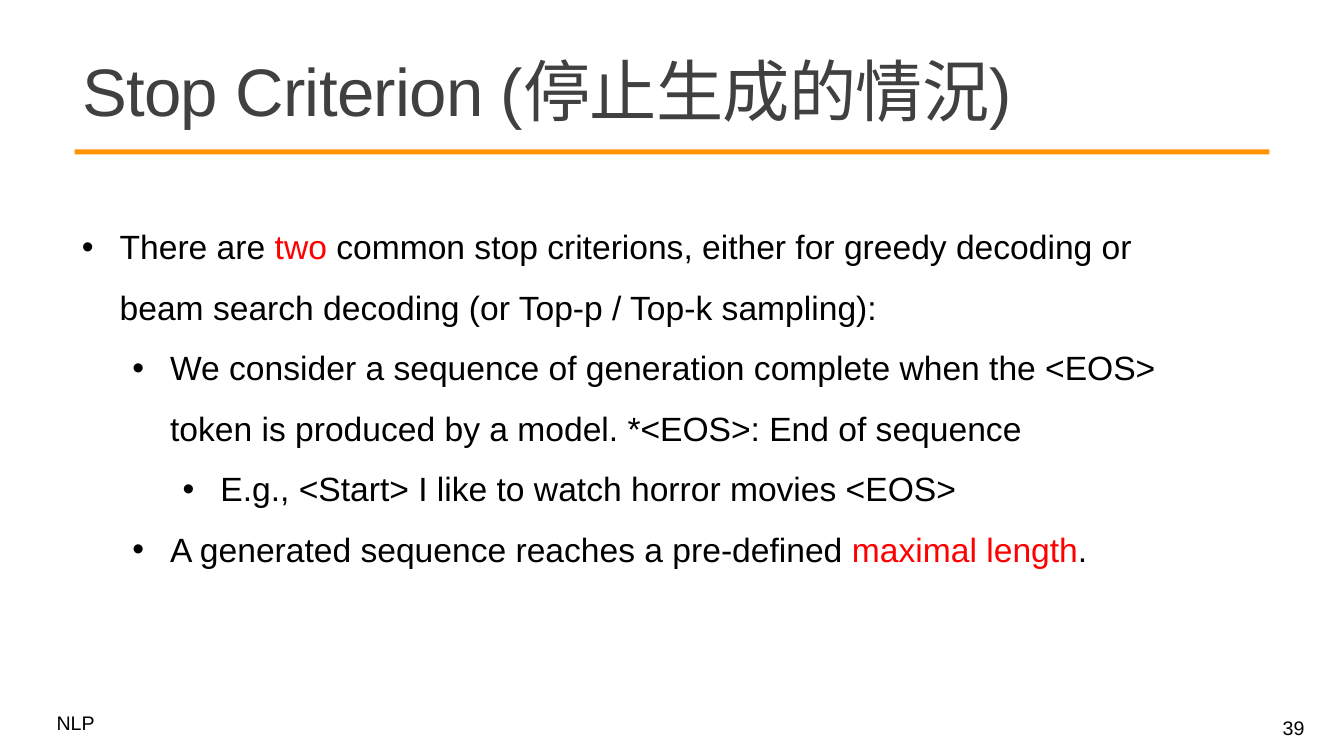
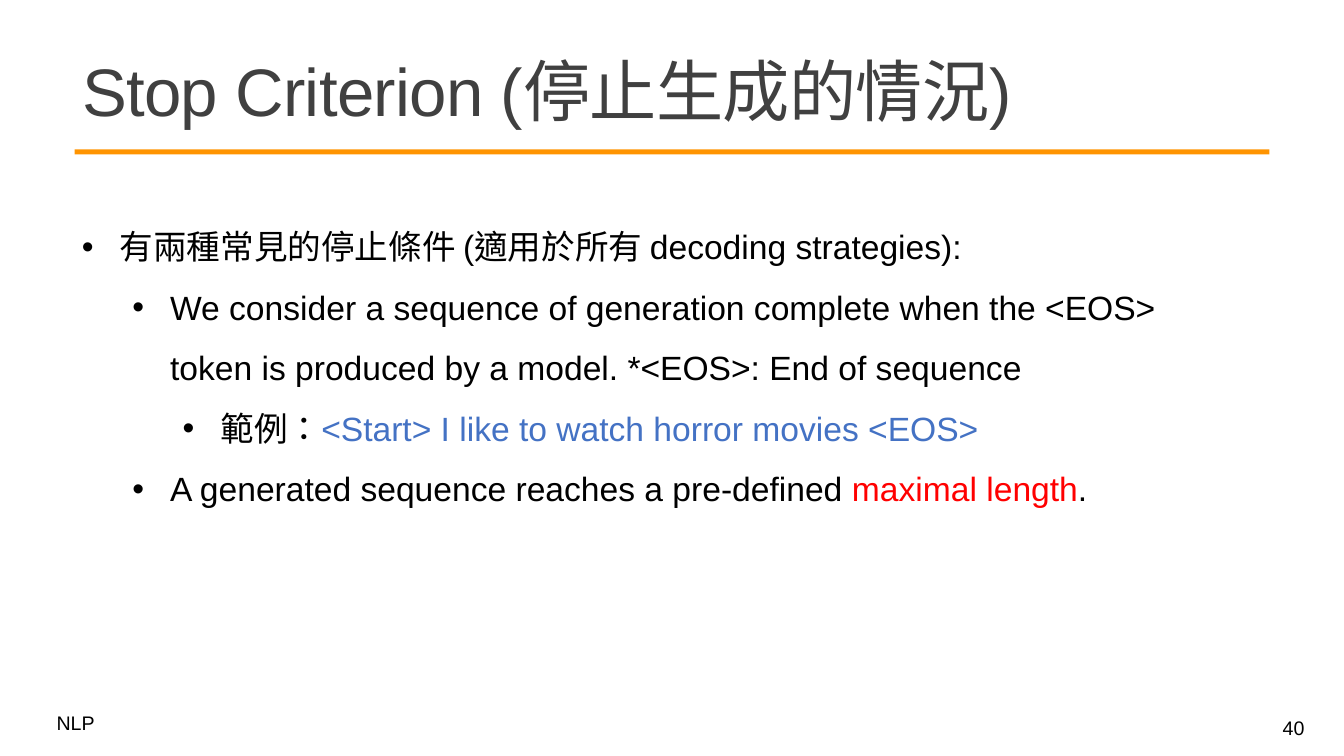
Before and after one commit to mcps5601/CGUNLP_2026_Spring, a slide deck: slide 40 of slides/w8_decoder_0413.pptx (slide 39 before the commit). Drawn at 1344x756 pixels with LibreOffice and Linux fonts; fonts in the diff are those of the drawing; background and template pictures are left out. Boxes give left, top, right and bottom in pixels: in the first picture for what was removed or moved away, otherwise in the second. Text is boxed around its words. In the diff, an @@ line names an element or a change of style, - is before the commit and + after.

Commit message:
feat: update slide for decoding

```diff
--- a/slides/w8_decoder_0413.pptx
+++ b/slides/w8_decoder_0413.pptx
@@ text at <box>120,230,962,266</box>: text changed @@
-• There are two common stop criterions, either for greedy decoding or beam search decoding (or Top-p / Top-k sampling):
+• 有兩種常見的停止條件 (適用於所有 decoding strategies):
@@ text at <box>220,412,978,444</box>: text changed; text colour #000000 to #4472C4 @@
-    • E.g., <Start> I like to watch horror movies <EOS>
+    • 範例：<Start> I like to watch horror movies <EOS>
@@ page number at <box>1283,721,1305,736</box>: text changed @@
-39
+40
```
Also in this commit, not shown: 13 other slides changed, 1 slide added, 1 other file.
